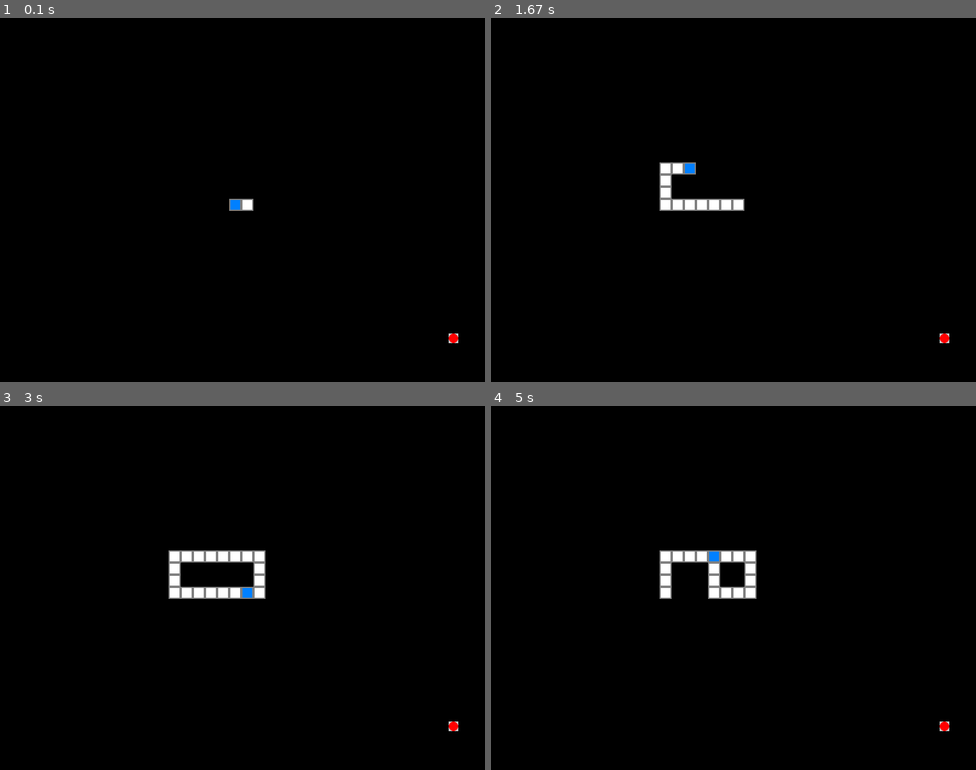
Above: before the commit, frames 1-4 (two rows, left to right).
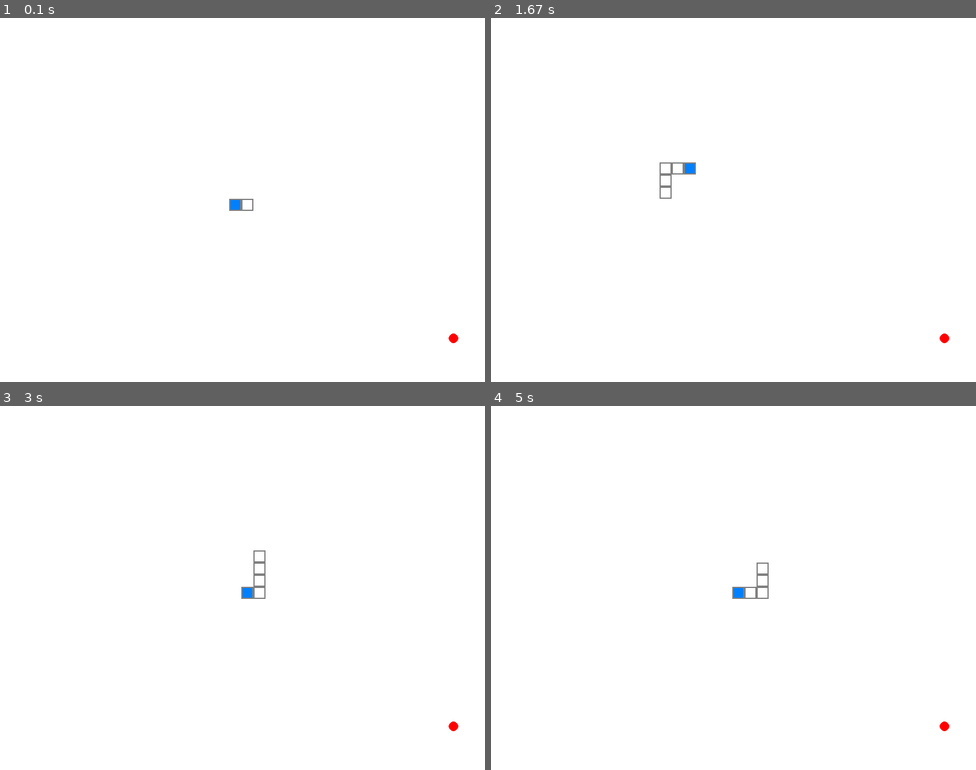
Above: after the commit, the same moments.

Repository: rdeorajh/pyGames
Game: pygame game, started from snakeGame.py
Two runs of this game, one before a commit and one after it. Both use one fixed random seed, a clock stepped at 60 frames per second and the inputs below.
Inputs:
- Up to frame 1 (0.1 s): no input
- Up to frame 2 (1.67 s): hold Up 0.83-1.3 s; hold Right from 1.33 s (still down)
- Up to frame 3 (3 s): release Right at 1.8 s; hold Down 2.4-2.8 s; hold Left from 2.83 s (still down)
- Up to frame 4 (5 s): release Left at 3.23 s; hold Up 3.27-3.67 s; hold Right 3.7-4.33 s; hold Down 4.37-4.77 s; hold Left from 4.8 s (still down)

The runs differ from the first frame. In frame 1, 100% of the frame differs, in the area x 0-100%, y 0-100%; in frame 2, 99%; in frame 3, 99%; in frame 4, 99%.

Commit message:
Added snake eating feature. Basic barebones game working.

Diff:
--- a/snakeGame.py
+++ b/snakeGame.py
@@ -13,7 +13,7 @@
         self.win = pygame.display.set_mode((screenWidth,screenHeight))
         pygame.display.set_caption("Snaaaake")
     def drawWindow(self):
-        self.win.fill((0,0,0))
+        self.win.fill((255,255,255))
 
 def collision(snakeWinObj,snakeObj):
     collide = False
@@ -22,22 +22,31 @@
     #Collision with itself
     for i in range(1, snakeObj.tailSize):
         if xHead == snakeObj.X[i] and yHead == snakeObj.Y[i]:
-            print("Collision!!!!!!")
+            #print("Collision!!!!!!")
             collide = True
     return collide
 
 def eatFoodCheck(foodObj,snakeObj):
-    pass
+    eatFood = False
+    xHead = snakeObj.X[0]
+    yHead = snakeObj.Y[0]
+
+    if xHead == foodObj.xFood and yHead == foodObj.yFood:
+        #print("Food!")
+        eatFood = True
+
+    return eatFood
 
 
 #Game Variables
 crash = False
+score = 0
 scrWidth = 800
 scrHeight = 600
-delayTime = 150
+delayStep = 10
 blockSize = 20
 snakeLenInc = 5
-foodHitbox = True
+foodHitbox = False
 
 
 snakeWin = windowObject(scrWidth,scrHeight)
@@ -46,8 +55,9 @@
     clock.tick(60)
 
     #On Startup
+    delayTime = 150
     snake1 = snake(scrWidth/2,scrHeight/2,blockSize)
-    snake1.updateSnakeSize(20)
+    snake1.updateSnakeSize(snakeLenInc)
     snake1.left = True #Get rid of this later
     food = snakeFood(blockSize,snakeWin)
     food.newFoodPos(snake1,snakeWin)
@@ -66,14 +76,24 @@
         keys = pygame.key.get_pressed()
         snake1.updateHeadPos(keys,snakeWin)
 
+        crash = collision(snakeWin,snake1)
+
+        if eatFoodCheck(food,snake1):
+            score += 10
+            #print(score)
+            snake1.updateSnakeSize(snakeLenInc)
+            food.newFoodPos(snake1,snakeWin)
+            if delayTime > 50:
+                delayTime -= delayStep
+            elif delayTime > 0:
+                delayTime -= delayStep//2
+            print(delayTime)
+
         #Draw
         snakeWin.drawWindow()
         snake1.draw(snakeWin)
         food.drawFood(snakeWin,foodHitbox)
         pygame.display.update()
-
-
-        crash = collision(snakeWin,snake1)
 
         #DelayTimer
         pygame.time.delay(delayTime)
